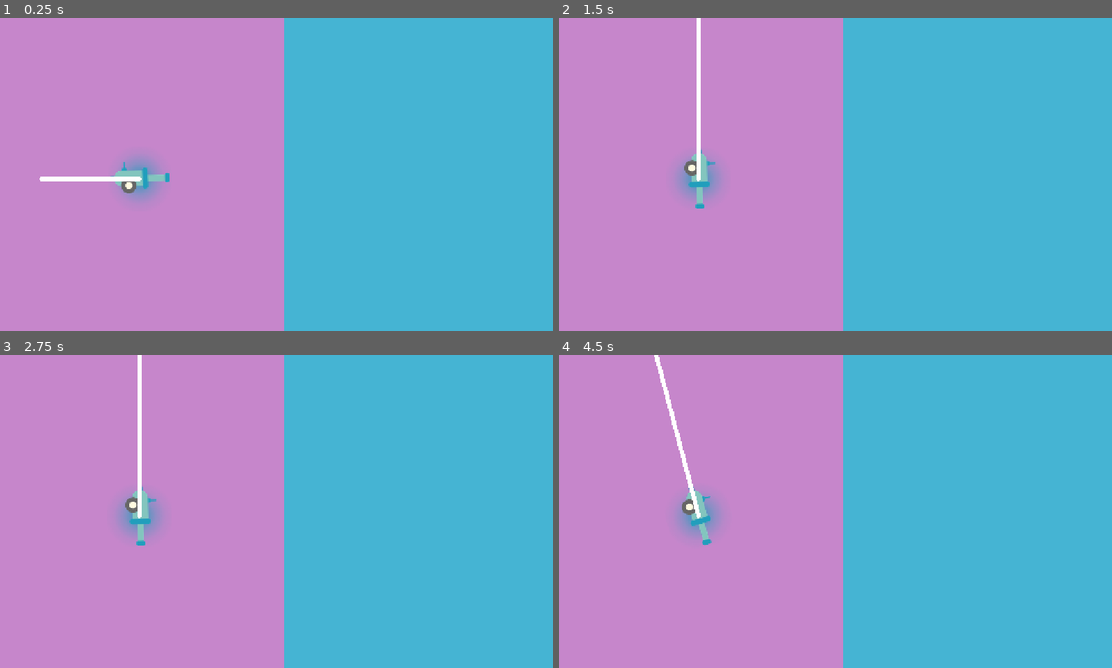
Above: before the commit, frames 1-4 (two rows, left to right).
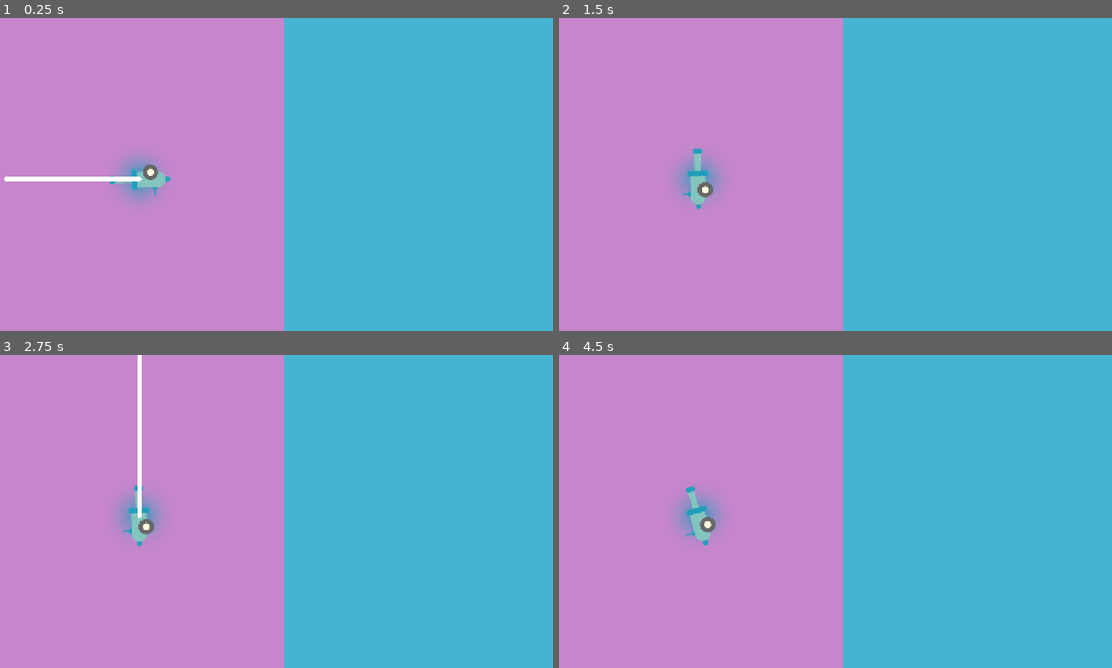
Above: after the commit, the same moments.

Repository: ChromalescenceLabs/Dear-Ana-Mosyne
Game: Godot game, scene res://Scenes/memory_collection_scene.tscn
The game is run twice, just before and just after one commit, with the same random seed, the same clock (stepped at 60 frames per second) and the same inputs. The project has no main scene, so this scene is started directly. The engine's default icon, where the game draws it, is replaced by a stand-in: a white triangle on a blue panel in a dark square.
Inputs (mouse positions are in pixels of both pictures, inside the frame that each line leads up to):
- Up to frame 1 (0.25 s): no input
- Up to frame 2 (1.5 s): tap Enter at 0.5 s; move the mouse to (957, 158) at 0.52 s; press the mouse at (957, 158) at 0.53 s; hold Right 0.53-1.28 s; tap Space at 1.25 s; move the mouse to (724, 190) at 1.27 s; release the mouse at (724, 190) at 1.28 s; hold Down from 1.28 s (still down); click (724, 190) at 1.35 s
- Up to frame 3 (2.75 s): tap Enter at 2 s; move the mouse to (331, 442) at 2.02 s; release Down at 2.03 s; press the mouse at (331, 442) at 2.03 s; hold Right from 2.03 s (still down); tap Alt at 2.1 s
- Up to frame 4 (4.5 s): tap Space at 2.75, 4.25 s; move the mouse to (807, 574) at 2.77 s; release Right at 2.78 s; release the mouse at (807, 574) at 2.78 s; hold Up 2.78-3.53 s; tap Shift at 2.85 s; click (807, 574) at 3.05 s; tap Enter at 3.5 s; move the mouse to (1001, 558) at 3.52 s; press the mouse at (1001, 558) at 3.53 s; hold Left from 3.53 s (still down); move the mouse to (669, 464) at 4.27 s; release the mouse at (669, 464) at 4.28 s; click (669, 464) at 4.35 s

The runs differ from the first frame. In frame 1, 0.6% of the frame differs, in the area x 0-31%, y 46-57%; in frame 2, 0.9%; in frame 3, 0.5%; in frame 4, 0.9%, in the area x 17-29%, y 0-61%.

Commit message:
feat: update cannon texture

Diff:
--- a/Scenes/cannon.tscn
+++ b/Scenes/cannon.tscn
@@ -8,9 +8,10 @@
 script = ExtResource("1_3uv2y")
 
 [node name="Texture" type="Sprite2D" parent="." unique_id=596690875]
-rotation = -1.5707964
+rotation = 1.5707964
 scale = Vector2(1, 0.97)
 texture = ExtResource("1_qayxd")
 
 [node name="CannonRaycast" parent="Texture" unique_id=1416354037 instance=ExtResource("2_qlvt6")]
-rotation = 1.5707964
+rotation = -1.5707964
+color = Color(1, 1, 1, 1)
--- a/Scenes/cannon_raycast.tscn
+++ b/Scenes/cannon_raycast.tscn
@@ -11,6 +11,7 @@
 
 [node name="Line2D" type="Line2D" parent="." unique_id=2028507173]
 unique_name_in_owner = true
+z_index = -10
 points = PackedVector2Array(0, 0, 0, 0)
 begin_cap_mode = 2
 end_cap_mode = 2
--- a/Scenes/memory_collection_scene.tscn
+++ b/Scenes/memory_collection_scene.tscn
@@ -1,7 +1,6 @@
 [gd_scene format=3 uid="uid://do2byq3wg0a3x"]
 
 [ext_resource type="PackedScene" uid="uid://bv4mpfhwatygv" path="res://Scenes/cannon.tscn" id="1_gxdbn"]
-[ext_resource type="Texture2D" uid="uid://ba8hjq7woqo2e" path="res://icon.svg" id="2_0g6pj"]
 
 [sub_resource type="Gradient" id="Gradient_xk8ji"]
 offsets = PackedFloat32Array(0)
@@ -18,7 +17,7 @@
 gradient = SubResource("Gradient_gxdbn")
 
 [sub_resource type="RectangleShape2D" id="RectangleShape2D_cuu35"]
-size = Vector2(112, 741)
+size = Vector2(31, 741)
 
 [node name="MemoryCollectionScene" type="Node2D" unique_id=1048546398]
 
@@ -46,11 +45,5 @@
 gravity_scale = 0.0
 
 [node name="CollisionShape2D" type="CollisionShape2D" parent="StaticBody2D" unique_id=1861125659]
-position = Vector2(46, 360.5)
+position = Vector2(5.5, 360.5)
 shape = SubResource("RectangleShape2D_cuu35")
-
-[node name="Sprite2D" type="Sprite2D" parent="StaticBody2D" unique_id=1942388795]
-visible = false
-position = Vector2(43, 358)
-scale = Vector2(0.859375, 5.78125)
-texture = ExtResource("2_0g6pj")
--- a/Scripts/cannon.gd
+++ b/Scripts/cannon.gd
@@ -1,6 +1,7 @@
 extends Node2D
 
 var mouse_pos
+@onready var cannon_raycast: RayCast2D = $Texture/CannonRaycast
 
 func _input(event: InputEvent) -> void:
 	if event.is_action_pressed("Click"): aim()
@@ -13,7 +14,6 @@
 	look_at_mouse()
 
 func look_at_mouse() -> void:
-	print(rotation_degrees)
 	mouse_pos = get_local_mouse_position()
 	rotation += mouse_pos.angle() * 0.1
 	if (rotation_degrees > -90.0) or (rotation_degrees < -270.0):
@@ -24,6 +24,8 @@
 
 func aim() -> void:
 	set_process(true)
+	cannon_raycast.modulate.a = 1
 
 func unaim() -> void:
 	set_process(false)
+	cannon_raycast.modulate.a = 0
